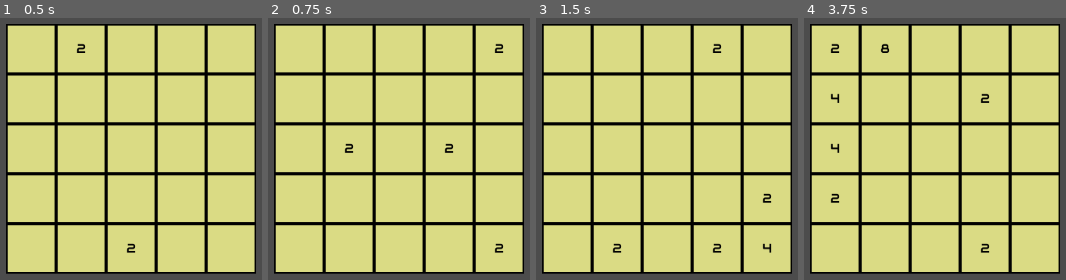
Above: before the commit, frames 1-4 (left to right).
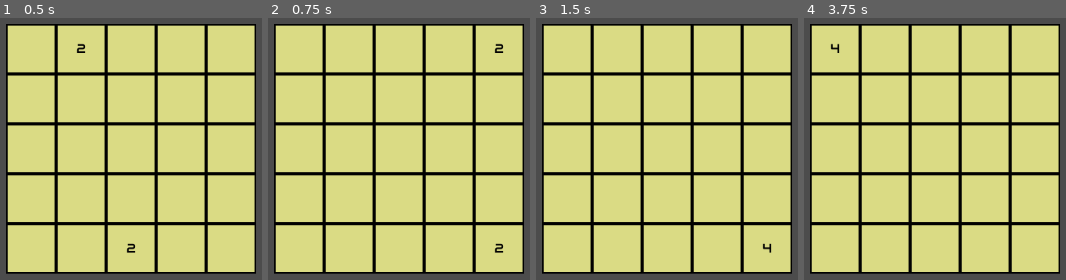
Above: after the commit, the same moments.

Repository: RonaldNand/SpaceInvadersGodot
Game: Godot game, scene res://Main.tscn
Same seed, same stepped clock (60 frames per second), same inputs: the game is played once before the commit and once after it.
Inputs:
- Up to frame 1 (0.5 s): no input
- Up to frame 2 (0.75 s): tap Enter at 0.5 s; hold D (move_right) from 0.53 s (still down); tap U (undo) at 0.6 s
- Up to frame 3 (1.5 s): tap Space at 1.25 s; release D (move_right) at 1.28 s; hold S (move_down) from 1.28 s (still down); tap U (undo) at 1.35 s
- Up to frame 4 (3.75 s): tap Enter at 2, 3.5 s; release S (move_down) at 2.03 s; hold D (move_right) 2.03-2.78 s; tap U (undo) at 2.1, 2.85, 3.6 s; tap Space at 2.75 s; hold W (move_up) 2.78-3.53 s; hold A (move_left) from 3.53 s (still down)

Frame 1 is identical in both runs. In frame 2, 0.2% of the frame differs, in the area x 29-71%, y 47-52%; in frame 3, 0.4%; in frame 4, 0.6%, in the area x 10-71%, y 9-90%.

Commit message:
2048: Refactored Code

Diff:
--- a/2048/Cell.gd
+++ b/2048/Cell.gd
@@ -13,7 +13,7 @@
 
 func _process(delta):
 	#get_input()
-	if (value != null):
+	if (value != 0):
 		$ColorRect/Label.text = str(value)
 	else:
 		$ColorRect/Label.text = ""
--- a/2048/Main.gd
+++ b/2048/Main.gd
@@ -10,7 +10,8 @@
 
 export (PackedScene) var cell
 export var length = 4
-var table = []
+var numTable
+var cells
 var tableStates = []
 var cellSize
 var startingPosition = Vector2(100,100)
@@ -21,7 +22,8 @@
 func _ready():
 	randomize()
 	position = startingPosition
-	initiliseTable(length)
+	numTable = createTable(length)
+	cells = createTable(length)
 	populateTable()
 	setNewNumber()
 
@@ -43,14 +45,16 @@
 		restoreGridState()
 
 
-func initiliseTable(length):
+func createTable(length):
 	#Create a square table of proportions length x length
+	var table = []
 	for x in length:
 		table.append([])
 		for y in length:
 			table[x].append(0)
+	return table
 
-func populateTable ():
+func populateTable():
 	#Populate an instance of cell into each spot in table array.
 	#TO-DO improve code so offset is not hardcoded.
 	var row_offset = 0
@@ -59,9 +63,9 @@
 		col_offset = x * 64
 		for y in length:
 			row_offset = y * 64
-			table[x][y] = cell.instance()
-			table[x][y].position += Vector2(row_offset, col_offset)
-			add_child(table[x][y])
+			cells[x][y] = cell.instance()
+			cells[x][y].position += Vector2(row_offset, col_offset)
+			add_child(cells[x][y])
 
 func setNewNumber():
 	copyGridState()
@@ -69,7 +73,7 @@
 	for x in range (0,length):
 		for y in range (0,length):
 			#Locate free spots in grid
-			if (table[x][y].value == null):
+			if (numTable[x][y] == 0):
 				#Convert grid reference to number e.g [3][2] becomes 14
 				var num = x * length + y
 				freeSpots.append(num)
@@ -82,8 +86,14 @@
 	freeSpots.remove(number1)
 	var number2= randi() % freeSpots.size()
 	var c2 = convertToCoordinate(freeSpots[number2])
-	table[c1[0]][c1[1]].value = 2
-	table[c2[0]][c2[1]].value = 2
+	numTable[c1[0]][c1[1]] = 2
+	numTable[c2[0]][c2[1]] = 2
+	setCells()
+
+func setCells():
+	for x in range (0, length):
+		for y in range (0,length):
+			cells[x][y].value = numTable[x][y]
 
 
 func convertToCoordinate(number):
@@ -92,29 +102,15 @@
 	return [x,y]
 
 func copyGridState():
-	var tableState = []
-	for x in length:
-		tableState.append([])
-		for y in length:
-			tableState[x].append(0)
-
-	for x in range (0,length):
-		for y in range (0,length):
-			if (table[x][y].value == null):
-				tableState[x][y] = 0
-			else:
-				tableState[x][y] = table[x][y].value
+	var tableState = numTable.duplicate(true)
 	tableStates.append(tableState)
 
 func restoreGridState():
-	var state = tableStates[tableStates.size()-1]
-	tableStates.remove(tableStates.size()-1)
-	for x in range (0,length):
-		for y in range (0,length):
-			if state[x][y] == 0:
-				table[x][y].value == null
-			else:
-				table[x][y].value = state[x][y]
+	if tableStates.size() > 1:
+		var state = tableStates[tableStates.size()-1]
+		tableStates.remove(tableStates.size()-1)
+		numTable = state
+		setCells()
 
 
 
@@ -130,15 +126,15 @@
 			for y in range (0,length):
 				for x in range (1,length):
 					while (x > 0):
-						if (table[x][y].value == null):
+						if (numTable[x][y] == 0):
 							break
-						if (table[x-1][y].value == table[x][y].value):
-							table[x-1][y].value += table[x][y].value
-							table[x][y].value = null
+						if (numTable[x-1][y] == numTable[x][y]):
+							numTable[x-1][y] += numTable[x][y]
+							numTable[x][y] = 0
 							break
-						if (table[x-1][y].value == null):
-							table[x-1][y].value = table[x][y].value
-							table[x][y].value = null
+						if (numTable[x-1][y] == 0):
+							numTable[x-1][y] = numTable[x][y]
+							numTable[x][y] = 0
 							x -= 1
 						else:
 							break
@@ -147,50 +143,51 @@
 			for y in range (0,length):
 				for x in range (length - 1 ,-1,-1):
 					while (x < length-1):
-						if (table[x][y].value == null):
+						if (numTable[x][y] == 0):
 							break
-						if (table[x+1][y].value == table[x][y].value):
-							table[x+1][y].value += table[x][y].value
-							table[x][y].value = null
+						if (numTable[x+1][y] == numTable[x][y]):
+							numTable[x+1][y] += numTable[x][y]
+							numTable[x][y] = 0
 							break
-						if (table[x+1][y].value == null):
-							table[x+1][y].value = table[x][y].value
-							table[x][y].value = null
+						if (numTable[x+1][y] == 0):
+							numTable[x+1][y] = numTable[x][y]
+							numTable[x][y] = 0
 							x += 1
 						else:
 							break
 			setNewNumber()
 		"left":
-			for x in range (0,length):
-				for y in range (1,length):
-					while (y > 0):
-						if (table[x][y].value == null):
-							break
-						if (table[x][y-1].value == table[x][y].value):
-							table[x][y-1].value += table[x][y].value
-							table[x][y].value = null
-							break
-						if (table[x][y-1].value == null):
-							table[x][y-1].value = table[x][y].value
-							table[x][y].value = null
-							y -= 1
-						else:
-							break
-			setNewNumber()
+				for x in range (0,length):
+					for y in range (1,length):
+						while (y > 0):
+							if (numTable[x][y] == 0):
+								break
+							if (numTable[x][y-1] == numTable[x][y]):
+								numTable[x][y-1] += numTable[x][y]
+								numTable[x][y] = 0
+								break
+							if (numTable[x][y-1] == 0):
+								numTable[x][y-1] = numTable[x][y]
+								numTable[x][y] = 0
+								y -= 1
+							else:
+								break
+				setNewNumber()
 		"right":
 			for x in range (0,length):
 				for y in range (length-1,-1,-1):
 					while (y < length-1):
-						if (table[x][y].value == null):
+						if (numTable[x][y] == 0):
 							break
-						if (table[x][y+1].value == table[x][y].value):
-							table[x][y+1].value += table[x][y].value
-							table[x][y].value = null
+						if (numTable[x][y+1] == numTable[x][y]):
+							numTable[x][y+1] += numTable[x][y]
+							numTable[x][y] = 0
 							break
-						if (table[x][y+1].value == null):
-							table[x][y+1].value = table[x][y].value
-							table[x][y].value = null
+						if (numTable[x][y+1] == 0):
+							numTable[x][y+1] = numTable[x][y]
+							numTable[x][y] = 0
 							y += 1
 						else:
 							break
 			setNewNumber()
+#
